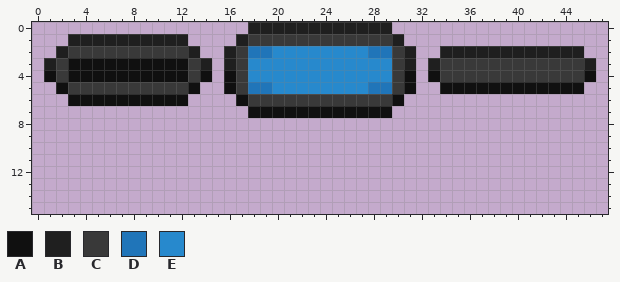
Edited in one commit: pixel-art sprite (contrib/frostlands/gfx/fl-energy.png). The picture above is the old version.
The file is 48x16 pixels. Colours within 5 levels of each other are drawn and written as one.
Palette (. is transparent): A #101010  B #1f1f1f  C #393939  D #2075b9  E #2789cd
Pixels before, first column x 1:
0 .................BBBBBBBBBBBB.................
1 ..BBBBBBBBBB....BCCCCCCCCCCCCB................
2 .BCCCCCCCCCCB..BCDDEEEEEEEEDDCB..BBBBBBBBBBBB.
3 BCAAAAAAAAAACB.BCEEEEEEEEEEEECB.BCCCCCCCCCCCCB
4 ACAAAAAAAAAACA.ACEEEEEEEEEEEECA.ACCCCCCCCCCCCA
5 .ACCCCCCCCCCA..ACDDEEEEEEEEDDCA..AAAAAAAAAAAA.
6 ..AAAAAAAAAA....ACCCCCCCCCCCCA................
7 .................AAAAAAAAAAAA.................
Once edited:
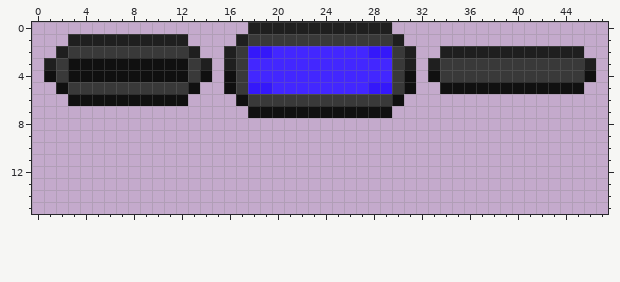
The edit:
colour D: #2075b9 -> #3518fa
colour E: #2789cd -> #4327ff
Changed places in both pictures, as pixel boxes (x1, y1, x2, y2):
changed: (248, 46, 392, 94)
